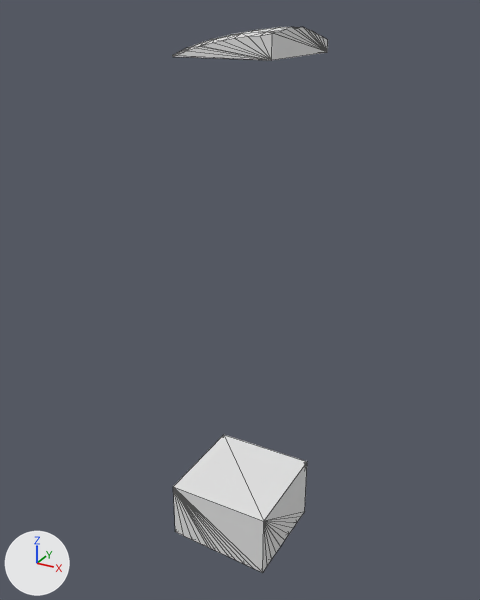
Two versions of the glTF model assets/terrain/surface_pieces/surf_6_25.glb, one commit apart.
Camera for both pictures: a 50 mm camera at (-64.37, -41.57, -28.37) aimed at (-77.72, -17.3, -40.5). Every picture has the same lights, and +X, +Y and +Z are marked at lower left. The first picture is the older version. Mesh edges are drawn as thin lines. Where no turn or scale is listed for an object, it has been applied to the vertices.

In view in the first picture: 'layer_0', 'layer_5'.
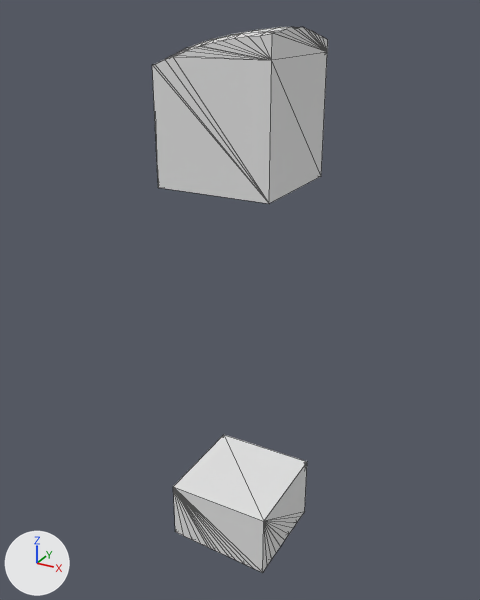
The change in detail:
Mesh me_layer_1 is new.
It has 49 vertices, 94 faces and spans x -80.0..-75.0, y -20.0..-15.0, z -35.0..-30.0.
Object 'layer_1' (ob_layer_1) is new; it shows me_layer_1.
Its location is (0.0, 0.0, 0.0).

What differs and where, as boxes [x1, y1, x2, y2] in the pictures (480 x 600 px):
'layer_1', added: after [152, 53, 327, 204]
